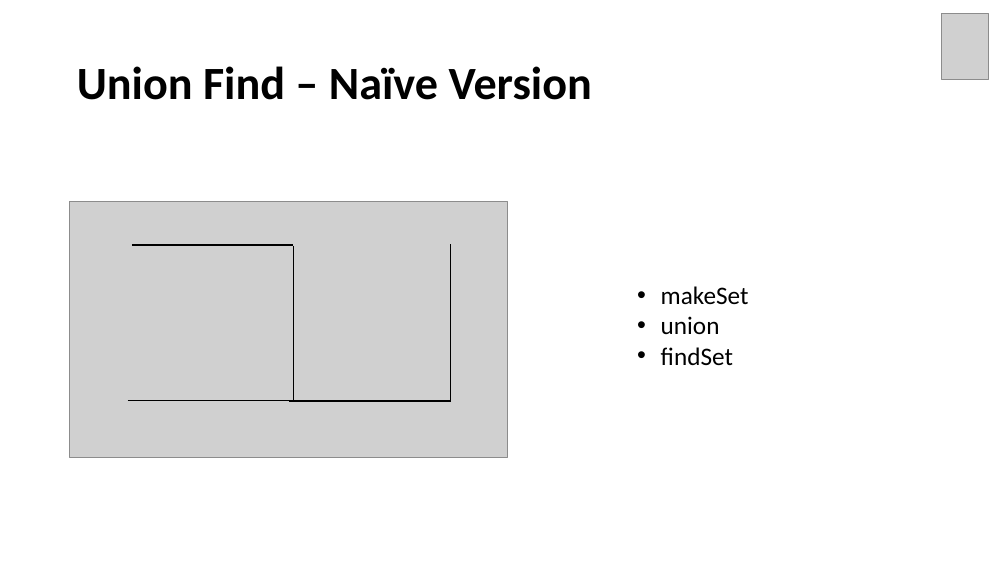
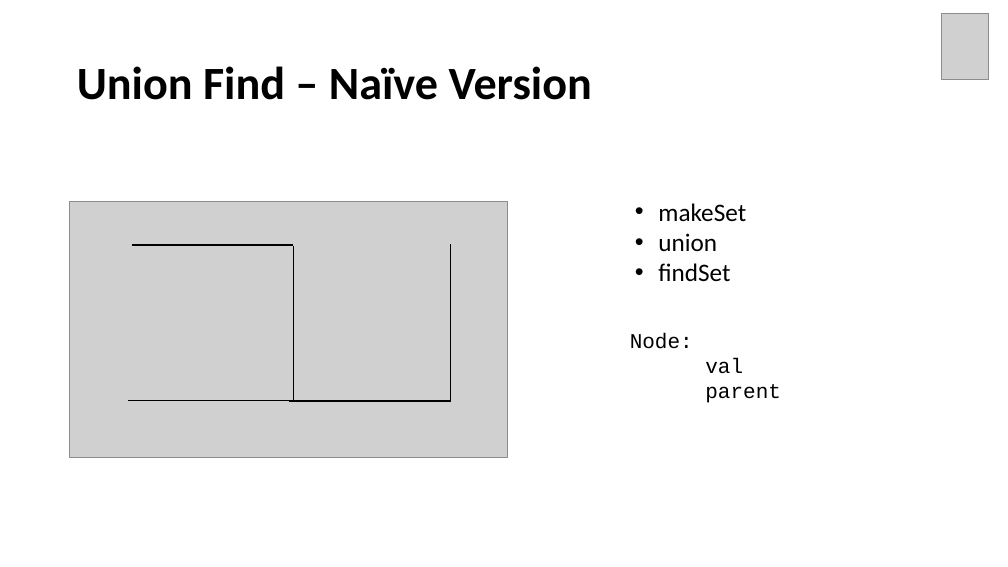
Before and after one commit to Neo-Hao/union-find, a slide deck: slide 15 of slides.pptx. Drawn at 1008x567 pixels with LibreOffice and Linux fonts; fonts in the diff are those of the drawing; grey boxes stand for pictures. Boxes give left, top, right and bottom in pixels: in the first picture for what was removed or moved away, otherwise in the second. Text is boxed around its words. In the diff, an @@ line names an element or a change of style, - is before the commit and + after.

```diff
--- a/slides.pptx
+++ b/slides.pptx
@@ text "makeSet": place and size @@
-text "makeSet" at box(661, 286, 749, 365)
+text "makeSet" at box(658, 203, 746, 281)
@@ text added at box(630, 333, 781, 403), 20 pt, text #000000 @@
+Node:
+val
+parent
```
Also in this commit, not shown: 9 other slides changed, 2 slides added, 4 other files.
